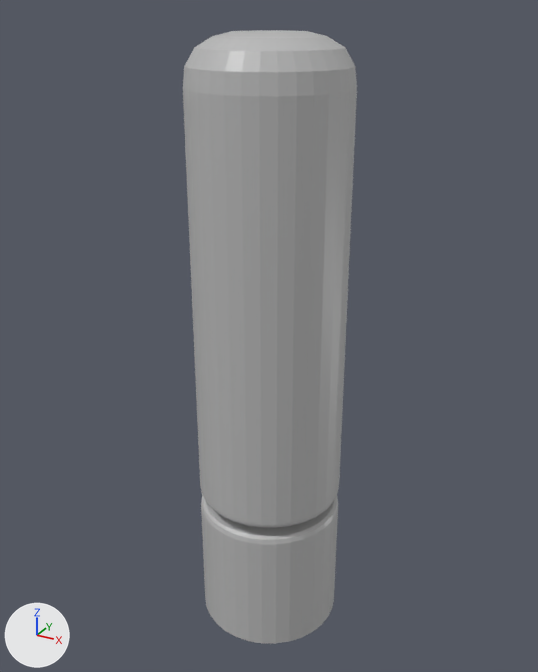
One commit to the Blender file Assets/Resources/CheckPoint.blend: the scene before it, then after it.
Rendered twice from a camera (50 mm lens) standing at (1.087, -1.982, 1.085) and looking at (-0.017, 0.025, 0.082). Arrows for +X, +Y and +Z are at lower left; the lights stay in place.
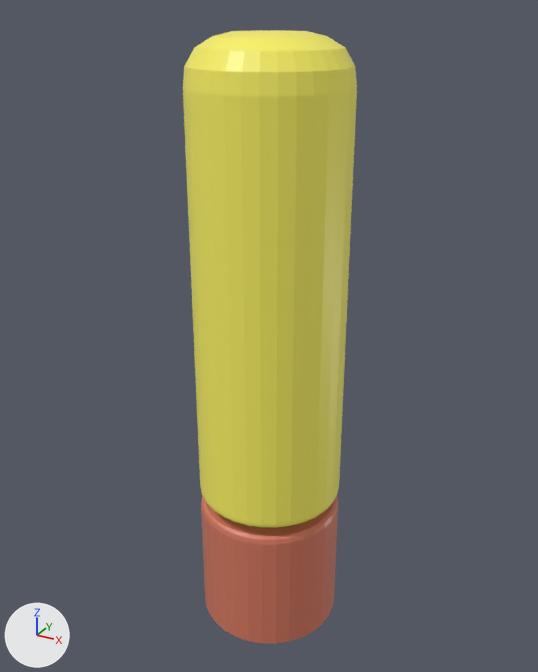
Boxes (x1, y1, x2, y2) around the edits, measured in the pictures (538 x 672 px):
'Cylinder', surface changed (grey to yellow): (183, 30, 357, 644) in both

Edits to the bpy script that builds the scene:
```text
Add img_textura_checkpoint:
    img_textura_checkpoint = load_image('Textura_checkpoint', 'Textura_checkpoint.png', 1024, 1024, 'sRGB')
Change mat_material:
    where n1 = _N.new('ShaderNodeBsdfPrincipled'); n1.name = 'Principled BSDF'
    remove n1.inputs[0].default_value = (0.5, 0.5, 0.5, 1.0)  # 'Base Color', grey #bcbcbc
    add n2 = _N.new('ShaderNodeTexImage'); n2.name = 'Image Texture'
    add n2.image = img_textura_checkpoint
    add n3 = _N.new('ShaderNodeMapping'); n3.name = 'Mapping'
    add n4 = _N.new('ShaderNodeTexCoord'); n4.name = 'Texture Coordinate'
    add _L.new(n2.outputs[0], n1.inputs[0])  # 'Color' to 'Base Color'
    add _L.new(n3.outputs[0], n2.inputs[0])  # 'Vector' to 'Vector'
    add _L.new(n4.outputs[2], n3.inputs[0])  # 'UV' to 'Vector'
```
